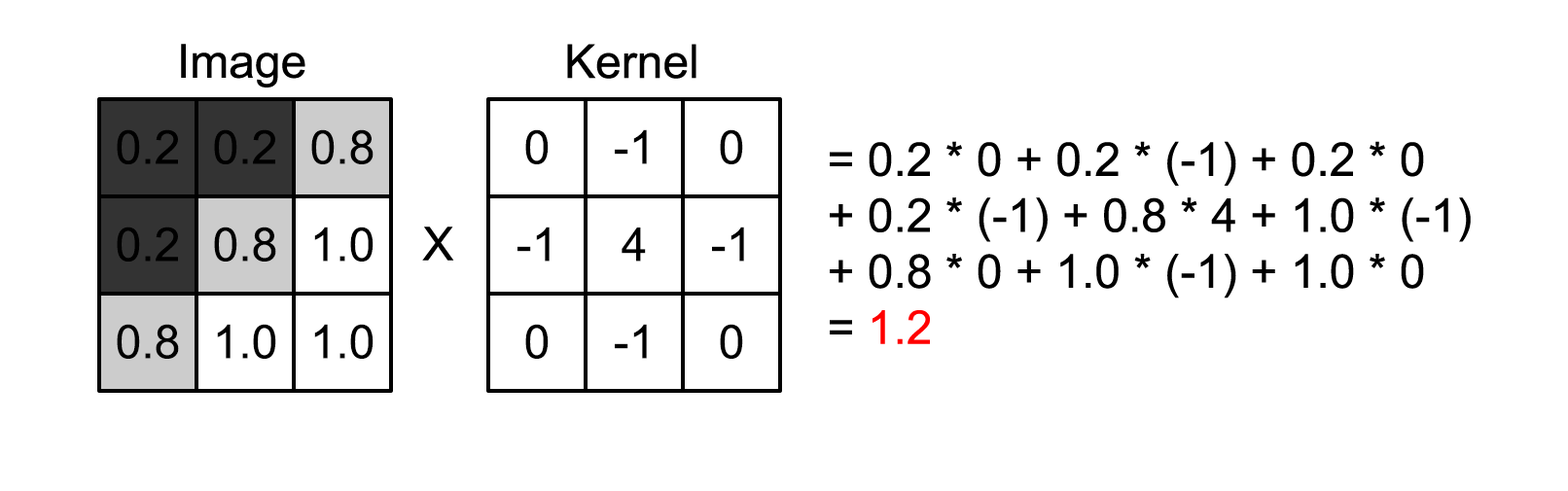
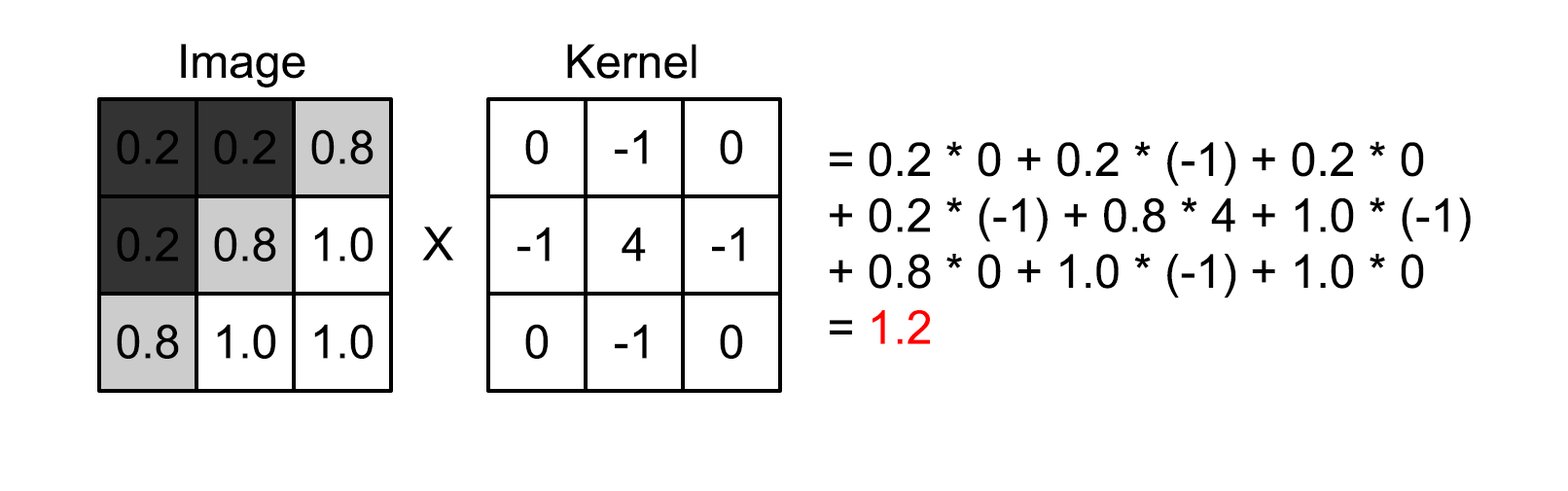
Two versions of the same layered image (1568x491). Layer-by-layer changes:
added layer "bg" over [180, 43, 1471, 345]
